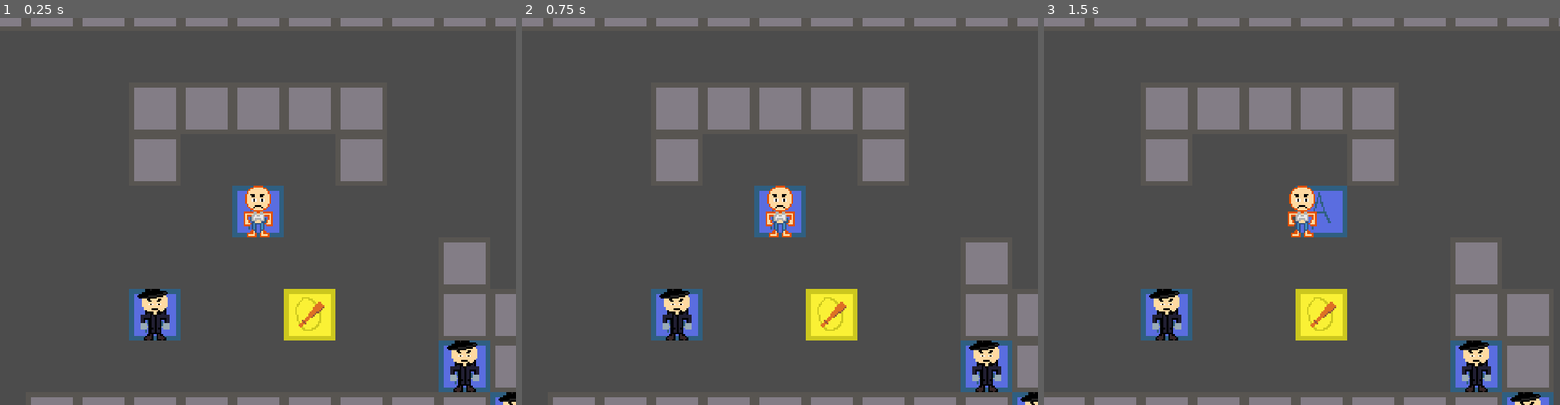
Above: before the commit, frames 1-3 (left to right).
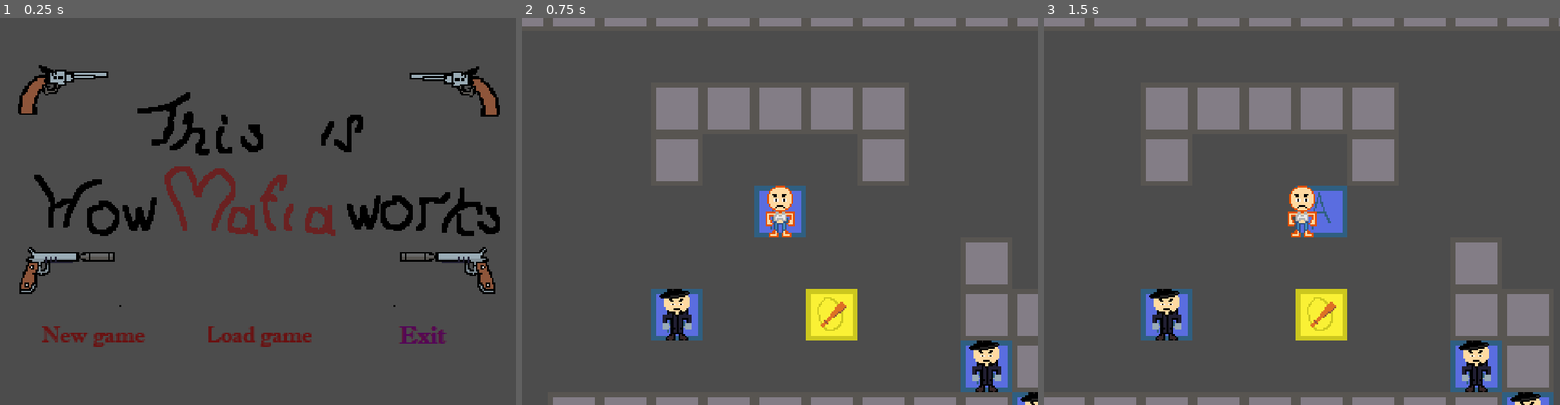
Above: after the commit, the same moments.

Repository: IgorGRBR/ldjam45thiingy
Game: Godot game, scene res://Menu.tscn
The game is run twice, just before and just after one commit, with the same random seed, the same clock (stepped at 60 frames per second) and the same inputs. Before the commit the project starts from res://Gaaame.tscn.
Inputs (mouse positions are in pixels of both pictures, inside the frame that each line leads up to):
- Up to frame 1 (0.25 s): no input
- Up to frame 2 (0.75 s): click (614, 335) at 0.52 s
- Up to frame 3 (1.5 s): tap Enter at 1.25 s; hold Right (ui_right) from 1.28 s (still down)

The runs differ from the first frame. In frame 1, 25% of the frame differs, in the area x 0-100%, y 0-100%; in frame 2, nothing differs; in frame 3, nothing differs.

Commit message:
Changed new scene to Gaaame.tscn

Diff:
--- a/Menu.gd
+++ b/Menu.gd
@@ -13,6 +13,7 @@
 		$MarginContainer/VBoxContainer/HBoxContainer2/LoadGame.grab_focus()
 
 func _on_NewGame_pressed():
-	get_tree().change_scene("Game.tscn")
+	get_tree().change_scene("Gaaame.tscn")
+
 func _on_Exit_pressed():
 	get_tree().quit()
--- a/project.godot
+++ b/project.godot
@@ -16,8 +16,7 @@
 [application]
 
 config/name="ldjam45game"
-run/main_scene="res://Gaaame.tscn"
-; run/main_scene="res://Menu.tscn"
+run/main_scene="res://Menu.tscn"
 config/icon="res://icon.png"
 
 [display]
